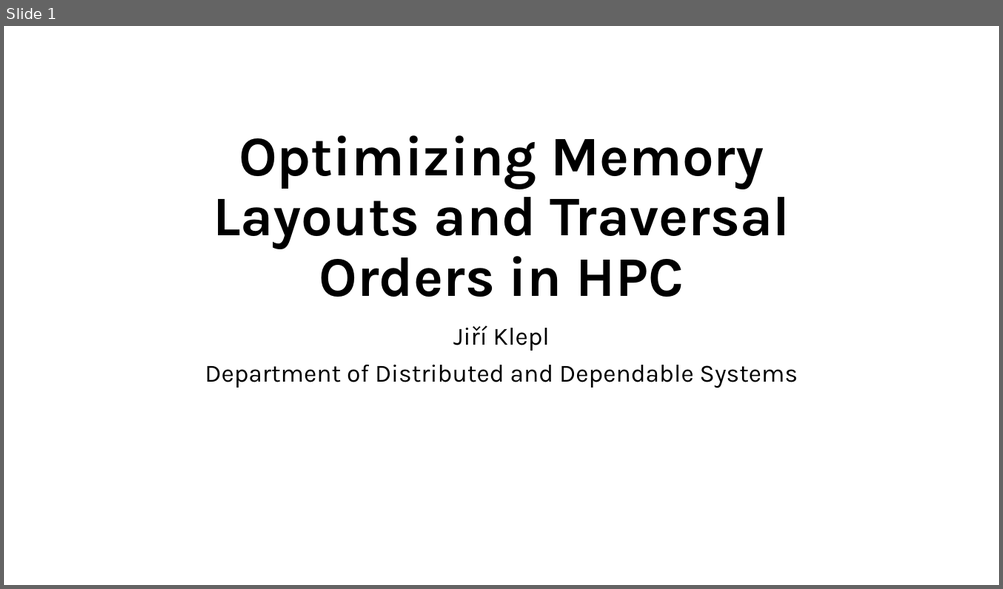
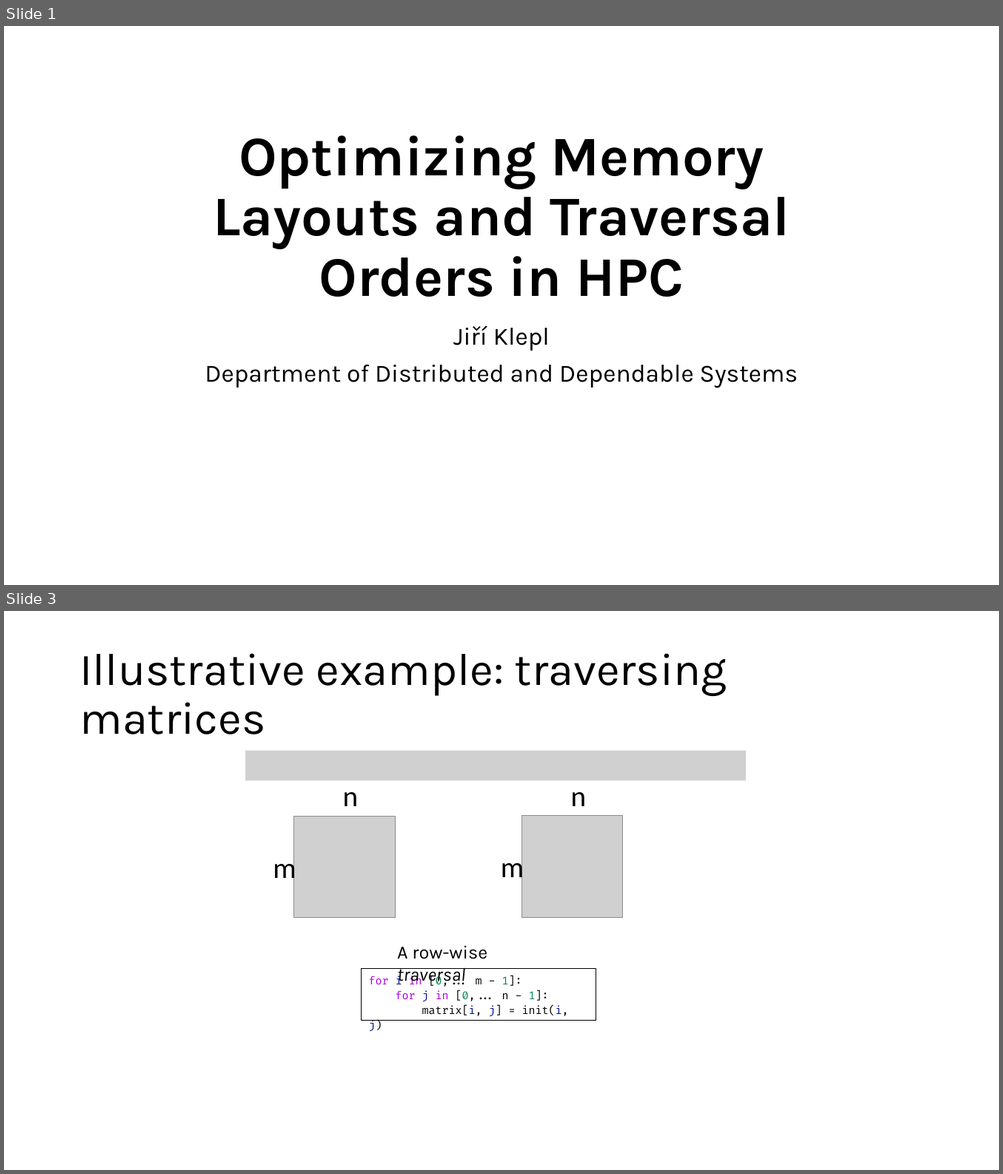
Before and after one commit to jiriklepl/phd-thesis, a slide deck: slides/Optimizing Memory Layouts and Traversal Orders in High-Performance Computing.pptx. Shown one above the other, each under a label of ours: slide 1 before the commit, slides 1 and 3 after it; the slides between them are not shown. The pictures are 1003x589 and 1003x1174 pixels, drawn with LibreOffice and Linux fonts; fonts in the diff are those of the drawing; grey boxes stand for pictures. Boxes give left, top, right and bottom in pixels: in the first picture for what was removed or moved away, otherwise in the second. Text is boxed around its words. In the diff, an @@ line names an element or a change of style, - is before the commit and + after.

```diff
--- a/slides/Optimizing Memory Layouts and Traversal Orders in High-Performance Computing.pptx
+++ b/slides/Optimizing Memory Layouts and Traversal Orders in High-Performance Computing.pptx
@@ slide 3 added at box(4, 611, 999, 1170), background #FFFFFF @@
@@ title added at box(79, 653, 727, 735), 44 pt, text #000000 @@
+Illustrative example: traversing matrices
@@ picture added at box(246, 751, 746, 780) @@
@@ text added at box(343, 792, 358, 806), 28 pt, text #000000 @@
+n
@@ text added at box(571, 792, 586, 806), 28 pt, text #000000 @@
+n
@@ picture added at box(293, 817, 395, 918) @@
@@ picture added at box(521, 816, 623, 918) @@
@@ text added at box(273, 854, 296, 886), 28 pt, text #000000 @@
+m
@@ text added at box(501, 853, 523, 885), 28 pt, text #000000 @@
+m
@@ text added at box(397, 945, 487, 986), 18 pt, text #000000 @@
+A row-wise traversal
@@ rectangle added at box(361, 969, 596, 1021), outline #000000 0.75 pt, 10.5 pt, text #000000 @@
+for i in [0,... m - 1]:
+for j in [0,... n - 1]:
+matrix[i, j] = init(i, j)
```
Also in this commit, not shown: 7 slides changed, 8 other slides added.
